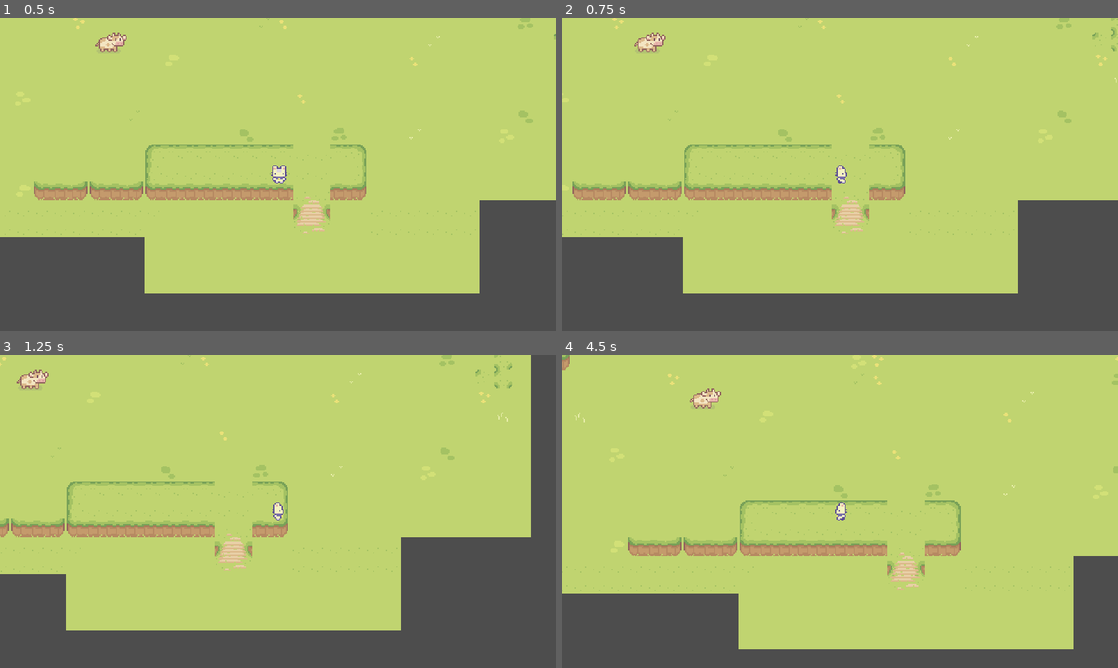
Above: before the commit, frames 1-4 (two rows, left to right).
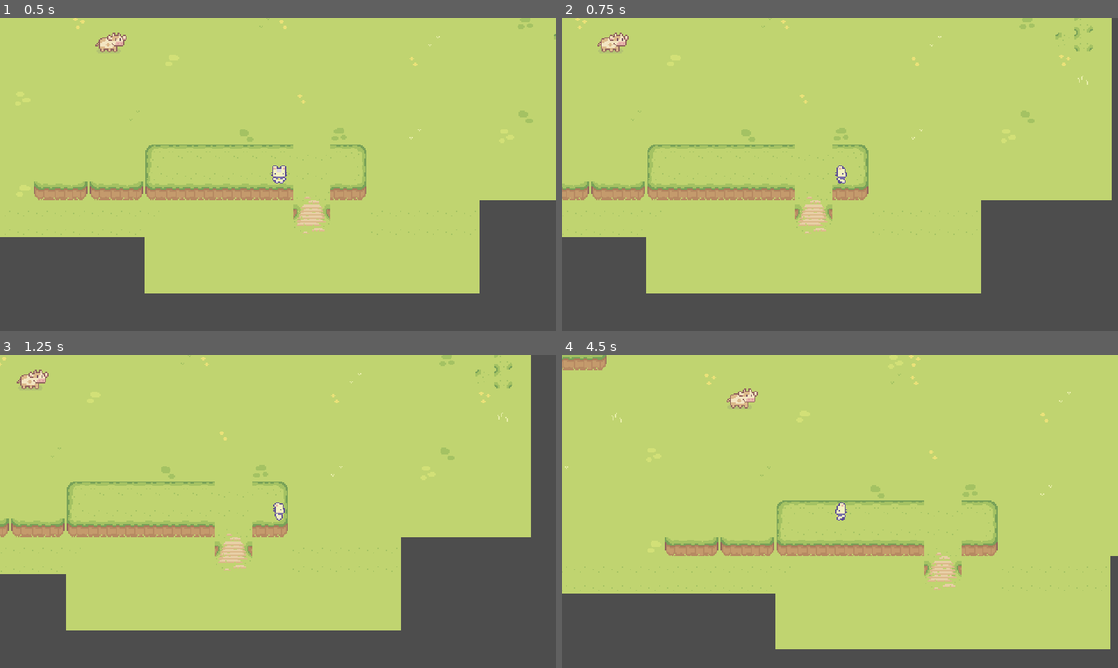
Above: after the commit, the same moments.

Repository: rockgem/GamesFleadh24
Game: Godot game, scene res://Level/game_level.tscn
Two runs of this game, one before a commit and one after it. Both use one fixed random seed, a clock stepped at 60 frames per second and the inputs below.
Inputs:
- Up to frame 1 (0.5 s): no input
- Up to frame 2 (0.75 s): tap Enter at 0.5 s; hold D (right) from 0.53 s (still down); hold Space (space, bound only after the commit) from 0.53 s (still down)
- Up to frame 3 (1.25 s): keep holding D (right); keep holding Space (space, bound only after the commit)
- Up to frame 4 (4.5 s): release D (right) at 1.28 s; release Space (space, bound only after the commit) at 1.28 s; hold S (down) 1.28-2.03 s; tap Space (space, bound only after the commit) at 1.35, 2, 2.85, 4.35 s; hold D (right) 2.03-2.78 s; hold Space (space, bound only after the commit) 2.03-2.78 s; hold W (up) 2.78-3.53 s; tap Enter at 3.5 s; hold Space (space, bound only after the commit) 3.53-4.28 s; hold A (left) from 3.53 s (still down)

Frame 1 is identical in both runs. In frame 2, 8.2% of the frame differs, in the area x 0-100%, y 0-88%; in frame 3, less than 0.1%; in frame 4, 7.8%.

Commit message:
Dash mechanic

Diff:
--- a/Characters/player_cat.gd
+++ b/Characters/player_cat.gd
@@ -5,7 +5,7 @@
 
 @onready var animation_tree = $AnimationTree
 @onready var state_machine = animation_tree.get("parameters/playback")
-
+var dash_cooldown : float  = 0
 
 func _ready () :
 	update_animation_parameters(starting_direction)
@@ -15,12 +15,19 @@
 	var input_direction = Vector2(
 
 		Input.get_action_strength("right") - Input.get_action_strength("left"),
-		Input.get_action_strength("down") - Input.get_action_strength("up")
-	)
+		Input.get_action_strength("down") - Input.get_action_strength("up"),
+	).normalized()
 
 	update_animation_parameters(input_direction)
 
-	velocity = input_direction * move_speed
+	if(Input.is_action_pressed("space") == true && dash_cooldown <= 0):
+		velocity = (input_direction* move_speed)*20
+		dash_cooldown = 5
+	else:
+		velocity = input_direction * move_speed
+		if(0 < dash_cooldown and dash_cooldown <= 5 ):
+			dash_cooldown = dash_cooldown - 0.025
+
 
 	move_and_slide()
 
--- a/project.godot
+++ b/project.godot
@@ -44,6 +44,11 @@
 "events": [Object(InputEventKey,"resource_local_to_scene":false,"resource_name":"","device":-1,"window_id":0,"alt_pressed":false,"shift_pressed":false,"ctrl_pressed":false,"meta_pressed":false,"pressed":false,"keycode":0,"physical_keycode":87,"key_label":0,"unicode":119,"echo":false,"script":null)
 ]
 }
+space={
+"deadzone": 0.5,
+"events": [Object(InputEventKey,"resource_local_to_scene":false,"resource_name":"","device":0,"window_id":0,"alt_pressed":false,"shift_pressed":false,"ctrl_pressed":false,"meta_pressed":false,"pressed":false,"keycode":0,"physical_keycode":32,"key_label":0,"unicode":0,"echo":false,"script":null)
+]
+}
 
 [rendering]
 
